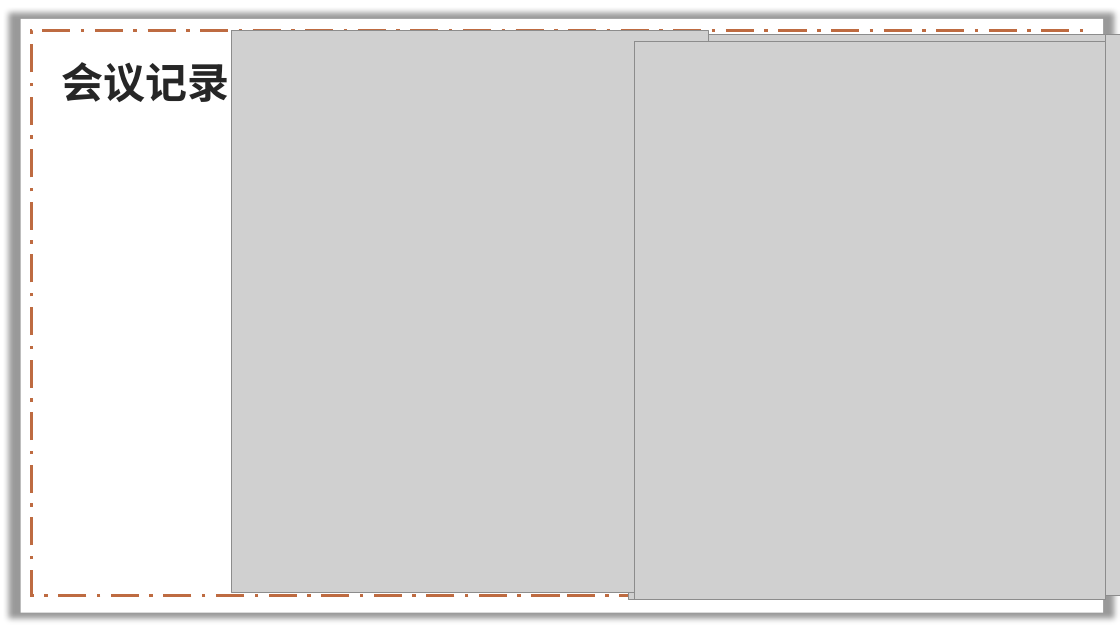
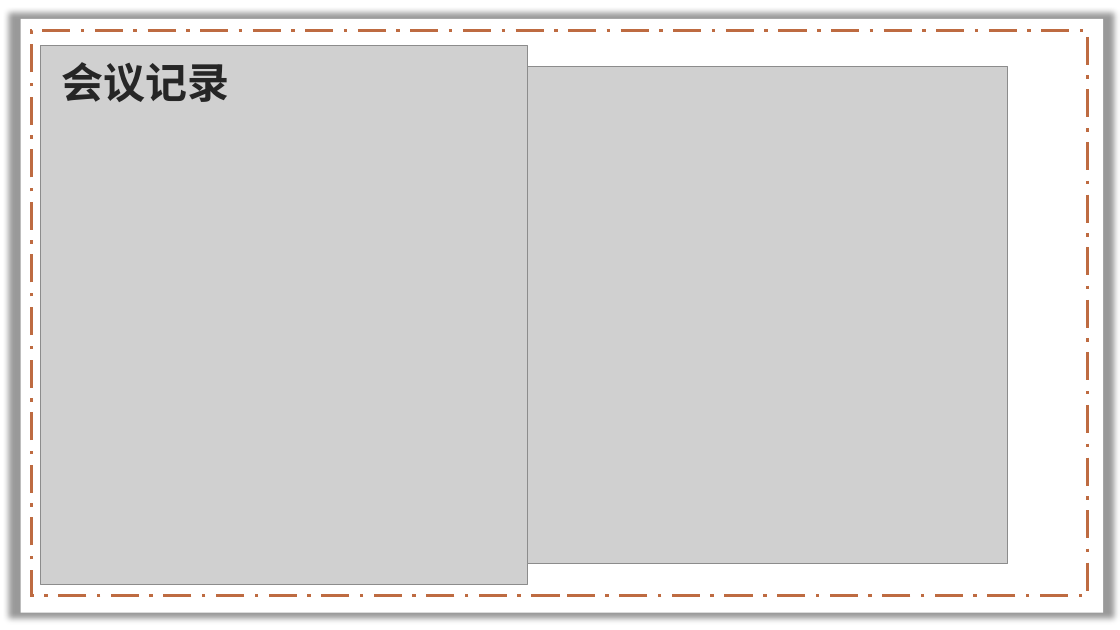
Before and after one commit to lenovo-wu/G11ZUCC, a slide deck: slide 17 of 需求规格说明.pptx (slide 20 before the commit). Drawn at 1120x630 pixels with LibreOffice and Linux fonts; fonts in the diff are those of the drawing; grey boxes stand for pictures; background and template pictures are left out. Boxes give left, top, right and bottom in pixels: in the first picture for what was removed or moved away, otherwise in the second. Text is boxed around its words. In the diff, an @@ line names an element or a change of style, - is before the commit and + after.

```diff
--- a/需求规格说明.pptx
+++ b/需求规格说明.pptx
@@ picture added at [40, 45, 528, 585] @@
@@ picture removed at [231, 31, 708, 592] @@
@@ picture removed at [635, 41, 1107, 599] @@
@@ picture removed at [650, 34, 1120, 596] @@
@@ picture: place and size @@
-picture at [628, 34, 1106, 600]
+picture at [528, 66, 1008, 565]
```
Also in this commit, not shown: 3 other slides changed, 1 slide added, 4 slides removed.
